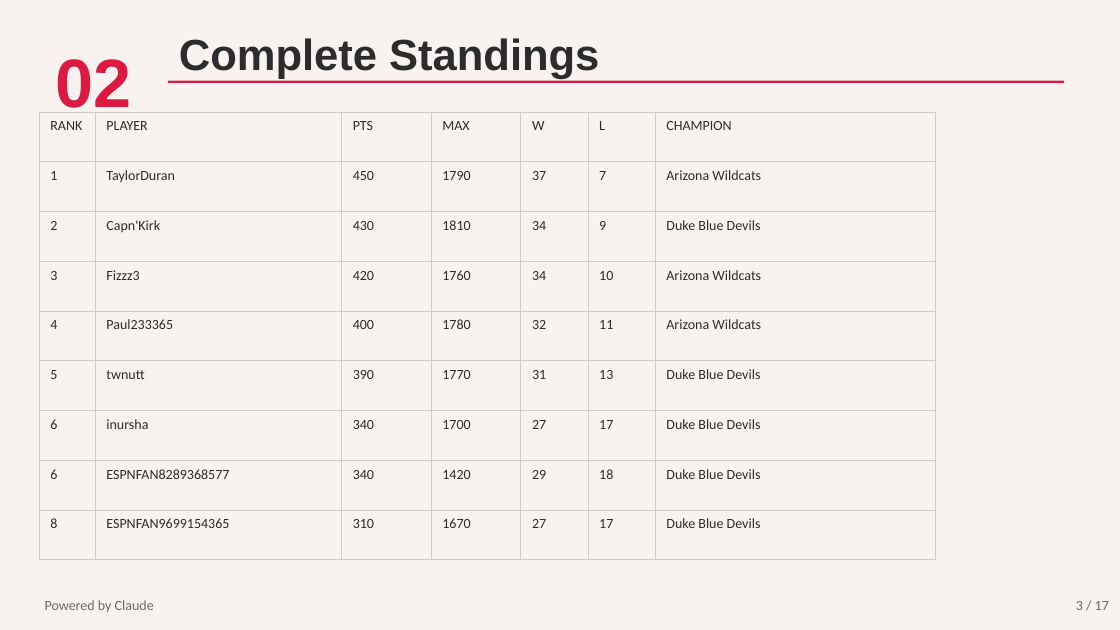
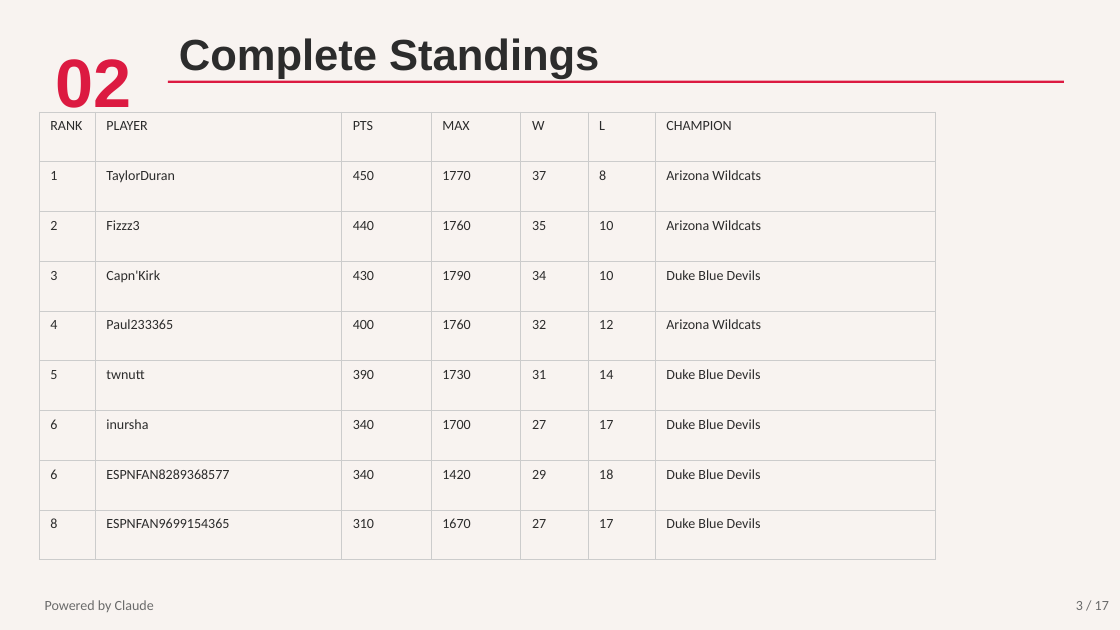
Before and after one commit to tdswim/Elons-Plugs-2026, a slide deck: slide 3 of Elons_Plugs_Deck.pptx. Drawn at 1120x630 pixels with LibreOffice and Linux fonts; fonts in the diff are those of the drawing. Boxes give left, top, right and bottom in pixels: in the first picture for what was removed or moved away, otherwise in the second. Text is boxed around its words. In the diff, an @@ line names an element or a change of style, - is before the commit and + after.

```diff
--- a/Elons_Plugs_Deck.pptx
+++ b/Elons_Plugs_Deck.pptx
@@ table at box(39, 112, 935, 560) @@
-row 2, column 4: 1790
+row 2, column 4: 1770
-row 2, column 6: 7
+row 2, column 6: 8
-row 3: 2 | Capn'Kirk | 430 | 1810 | 34 | 9 | Duke Blue Devils
+row 3: 2 | Fizzz3 | 440 | 1760 | 35 | 10 | Arizona Wildcats
-row 4: 3 | Fizzz3 | 420 | 1760 | 34 | 10 | Arizona Wildcats
+row 4: 3 | Capn'Kirk | 430 | 1790 | 34 | 10 | Duke Blue Devils
-row 5, column 4: 1780
+row 5, column 4: 1760
-row 5, column 6: 11
+row 5, column 6: 12
-row 6, column 4: 1770
+row 6, column 4: 1730
-row 6, column 6: 13
+row 6, column 6: 14
```
Also in this commit, not shown: 9 other slides changed, 1 other file.
